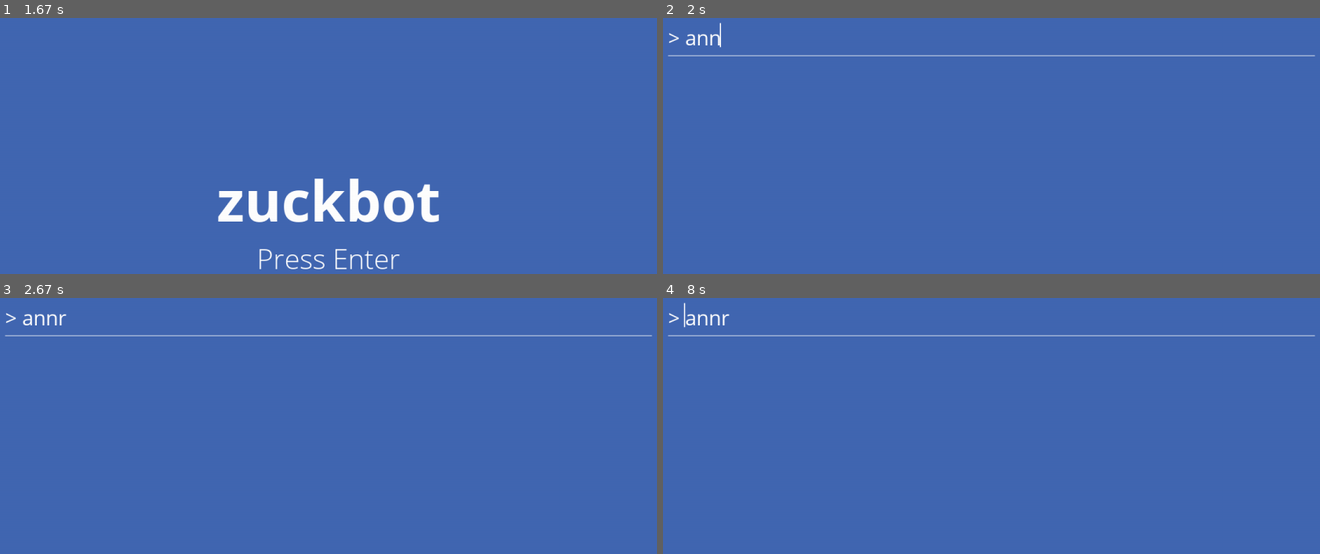
Above: before the commit, frames 1-4 (two rows, left to right).
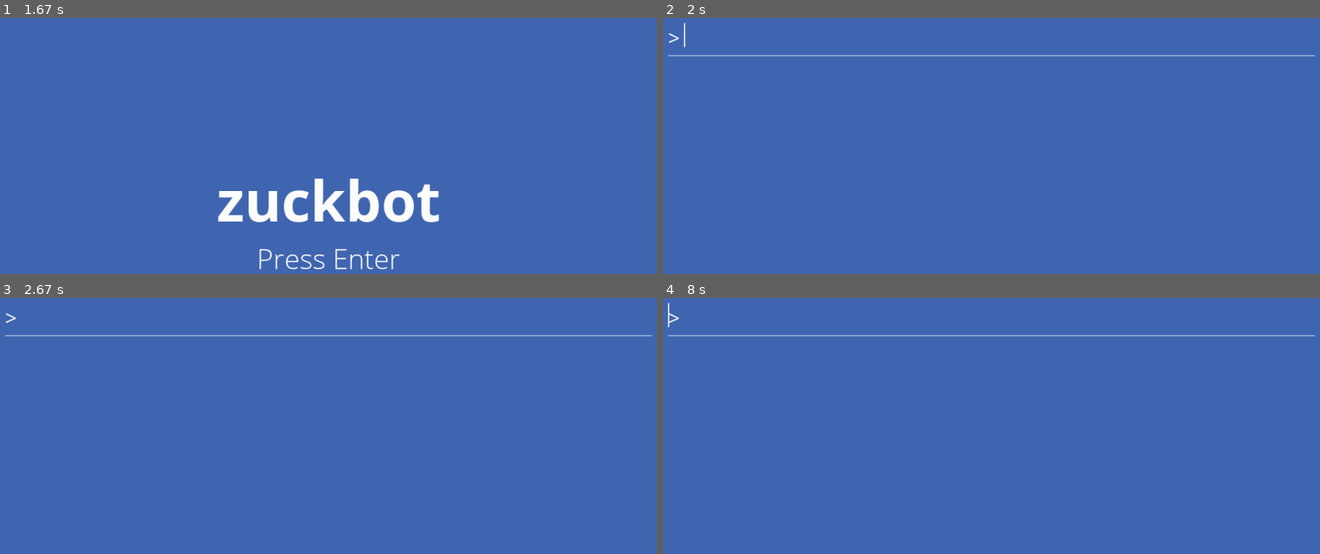
Above: after the commit, the same moments.

Repository: FrancisLangit/zuckbot
Game: pygame game, started from zuckbot/main.py
Two runs of this game, one before a commit and one after it. Both use one fixed random seed, a clock stepped at 60 frames per second and the inputs below.
Inputs:
- Up to frame 1 (1.67 s): tap Enter at 0.33, 1 s; type "ann" at 0.67 s; hold Esc from 1.22 s (still down); hold Right from 1.22 s (still down)
- Up to frame 2 (2 s): release Esc at 1.68 s; release Right at 1.68 s; type "a" at 1.77 s; tap Enter at 1.9 s
- Up to frame 3 (2.67 s): type "r" at 2.32 s; tap Enter at 2.45 s
- Up to frame 4 (8 s): tap Enter at 2.87 s; hold Right 3.75-4.22 s; hold Left 4.3-4.83 s; hold Left 4.87-5.27 s; hold Right 5.3-5.93 s; hold Left 5.97-6.43 s; hold Right 6.47-6.93 s; hold Right 6.97-7.43 s; hold Left from 7.47 s (still down)

Frame 1 is identical in both runs. In frame 2, 0.2% of the frame differs, in the area x 3-9%, y 1-12%; in frame 3, 0.1%; in frame 4, 0.2%, in the area x 0-11%, y 1-12%.

Commit message:
Have question input clear text when enter pressed

Diff:
--- a/zuckbot/gamestates/game_screen.py
+++ b/zuckbot/gamestates/game_screen.py
@@ -22,9 +22,12 @@
     def _check_keydown_events(self, event):
         """Checks of keydown events of the gamestate."""
         if event.key == pygame.K_ESCAPE:
+            self.question_input.text_input.clear_text()
             self.is_running = False
             self.main.title_screen.is_running = True
             self.main.title_screen.run_gamestate()
+        if event.key == pygame.K_RETURN:
+            self.question_input.text_input.clear_text()
 
 
     def run_gamestate(self):
--- a/zuckbot/gamestates/objects/pygame_textinput.py
+++ b/zuckbot/gamestates/objects/pygame_textinput.py
@@ -184,5 +184,5 @@
         self.cursor_surface.fill(color)
 
     def clear_text(self):
-        self.input_string = ""
-        self.cursor_position = 0
+        self.input_string = "> "
+        self.cursor_position = 2
--- a/zuckbot/gamestates/title_screen.py
+++ b/zuckbot/gamestates/title_screen.py
@@ -46,7 +46,6 @@
             self.main.game_screen.run_gamestate()
 
 
-
     def run_gamestate(self):
         """Runs the game loop of the gamestate."""
         while self.is_running:
